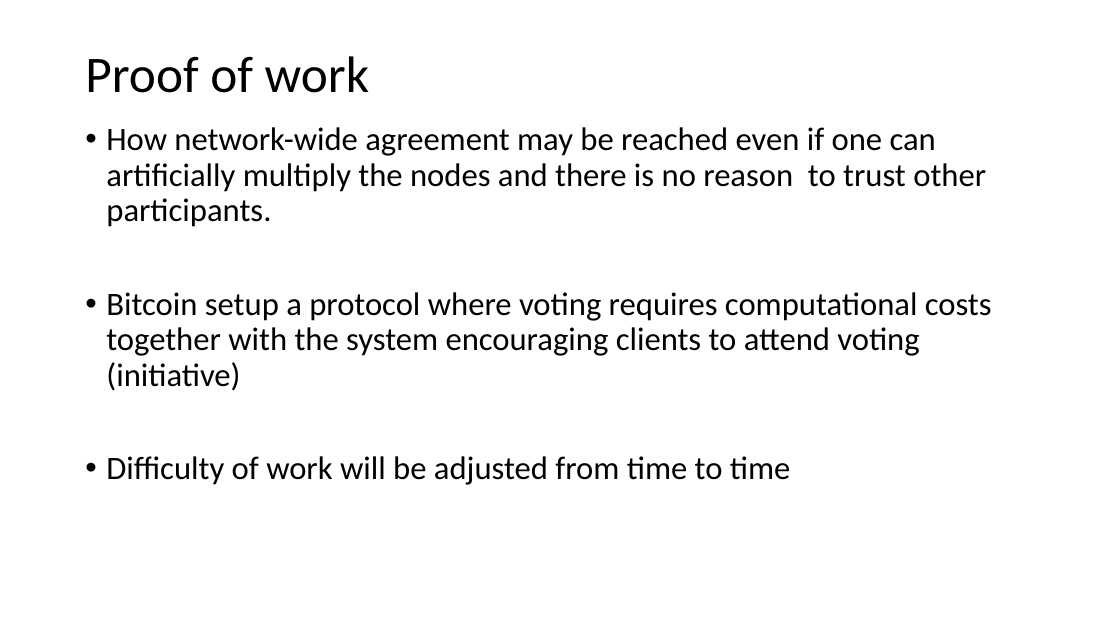
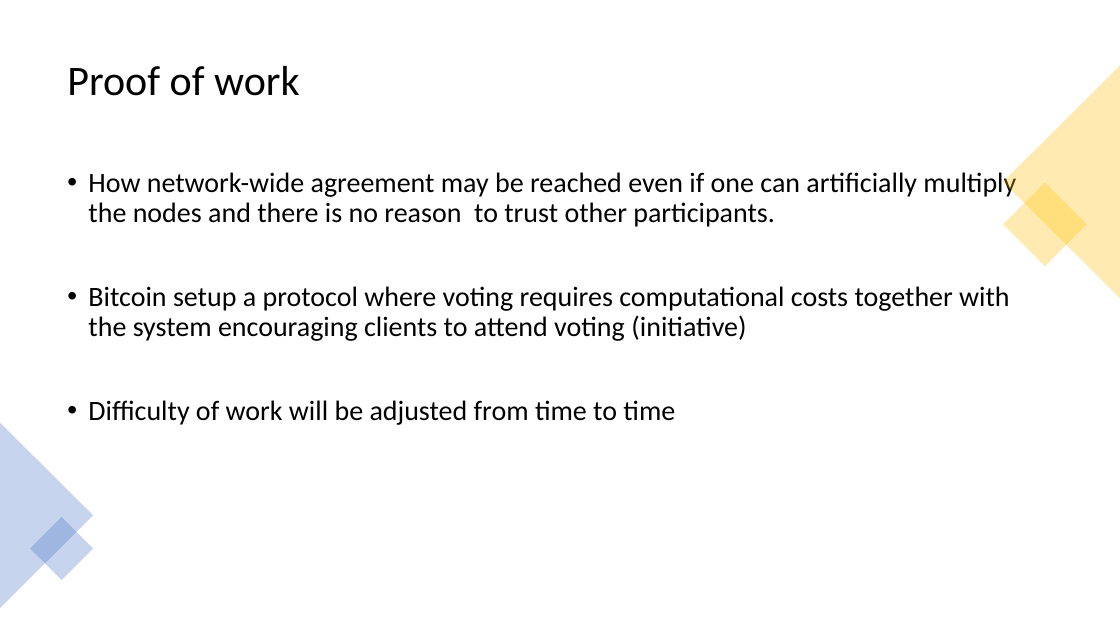
Before and after one commit to hikasenworkspace/stock_study, a slide deck: slide 18 of blockchain/bitcoin.pptx (slide 14 before the commit). Drawn at 1120x630 pixels with LibreOffice and Linux fonts; fonts in the diff are those of the drawing. Boxes give left, top, right and bottom in pixels: in the first picture for what was removed or moved away, otherwise in the second. Text is boxed around its words. In the diff, an @@ line names an element or a change of style, - is before the commit and + after.

```diff
--- a/blockchain/bitcoin.pptx
+++ b/blockchain/bitcoin.pptx
@@ title "Proof of work": place and size @@
-title "Proof of work" at [85,56,369,93]
+title "Proof of work" at [67,66,299,96]
@@ title "Proof of work" at [67,66,299,96]: size 44 to 36 pt @@
@@ triangle added at [1003,66,1120,298], fill #FFC000 at 30% opacity @@
@@ text "How network-wide agreement may be ...": place and size @@
-text "How network-wide agreement may be ..." at [106,127,992,485]
+text "How network-wide agreement may be ..." at [88,169,1016,425]
@@ text "How network-wide agreement may be ..." at [88,169,1016,425]: size 28 to 24 pt @@
@@ rectangle added at [1003,183,1088,267], fill #FFC000 at 30% opacity @@
@@ triangle added at [0,423,93,608], fill #4472C4 at 30% opacity @@
@@ rectangle added at [30,517,93,580], fill #4472C4 at 30% opacity @@
```
Also in this commit, not shown: 7 other slides changed, 4 slides added, 2 other files.
